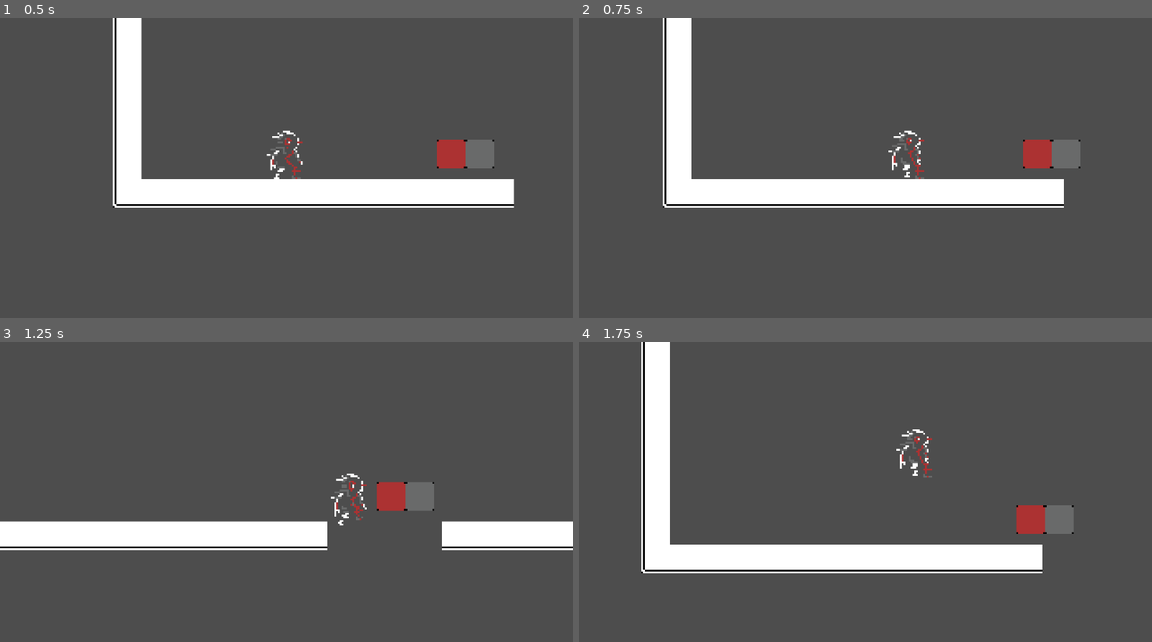
Above: before the commit, frames 1-4 (two rows, left to right).
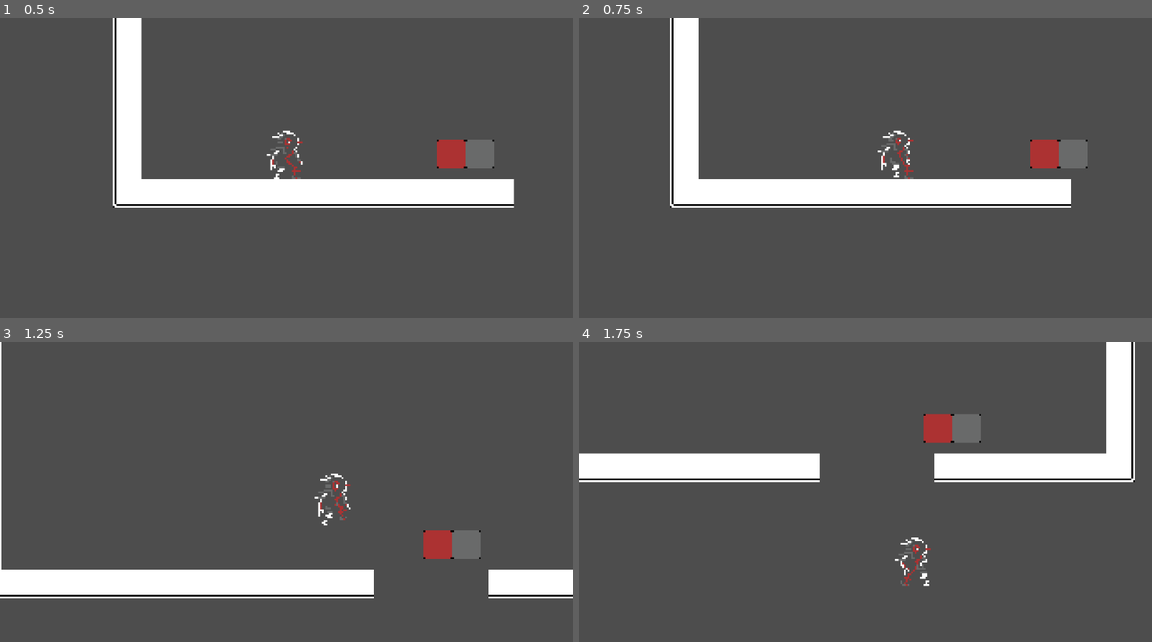
Above: after the commit, the same moments.

Repository: SaimelTheDaimel/Painter
Game: Godot game, scene res://scenes/level.tscn
The game is run twice, just before and just after one commit, with the same random seed, the same clock (stepped at 60 frames per second) and the same inputs.
Inputs:
- Up to frame 1 (0.5 s): no input
- Up to frame 2 (0.75 s): hold D (move_right) from 0.53 s (still down)
- Up to frame 3 (1.25 s): keep holding D (move_right); tap Space (jump) at 0.77 s
- Up to frame 4 (1.75 s): keep holding D (move_right); tap Space (jump) at 1.52 s

Frame 1 is identical in both runs. In frame 2, 2.6% of the frame differs, in the area x 14-89%, y 0-64%; in frame 3, 17%; in frame 4, 21%, in the area x 0-97%, y 0-82%.

Commit message:
some wuick things before big change

Diff:
--- a/scenes/level.tscn
+++ b/scenes/level.tscn
@@ -197,8 +197,9 @@
 [node name="CollisionShape2D" type="CollisionShape2D" parent="Path2D/PathFollow2D/StaticBody2D"]
 shape = SubResource("RectangleShape2D_ppgk2")
 
-[node name="killzone" parent="Path2D" instance=ExtResource("7_klq6b")]
-
-[node name="CollisionShape2D" type="CollisionShape2D" parent="Path2D/killzone"]
+[node name="killzone" parent="." instance=ExtResource("7_klq6b")]
+position = Vector2(-1918, -188)
+
+[node name="CollisionShape2D" type="CollisionShape2D" parent="killzone"]
 position = Vector2(2063, 174)
 shape = SubResource("WorldBoundaryShape2D_b121j")
--- a/scripts/killzone.gd
+++ b/scripts/killzone.gd
@@ -2,5 +2,6 @@
 
 
 
-func _on_body_entered(body: Node2D) -> void:
-	get_tree().reload_current_scene()
+func _on_body_entered(body):
+	if body.has_method("die"):
+		get_tree().call_deferred("reload_current_scene")
--- a/scripts/player.gd
+++ b/scripts/player.gd
@@ -1,8 +1,8 @@
 extends CharacterBody2D
 
 
-const SPEED = 100.0
-const JUMP_VELOCITY = -250.0
+const SPEED = 150.0
+const JUMP_VELOCITY = -400.0
 
 @onready var animated_sprite: AnimatedSprite2D = $AnimatedSprite2D
 
@@ -27,7 +27,8 @@
 		Signals.player_moves.emit(direction, delta)
 
 	velocity += get_gravity() * delta
+
 	move_and_slide()
 
-
-	move_and_slide()
+func die():
+	pass
